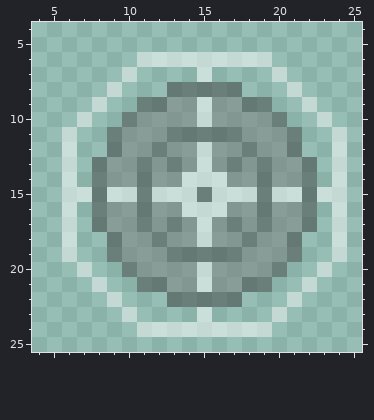
Pixel-art sprite: game/assets/matter_sphere_empty.png. That is the earlier state.
The file is 32x32 pixels. Shown: x 4..25, y 4..25.
Now the later version:
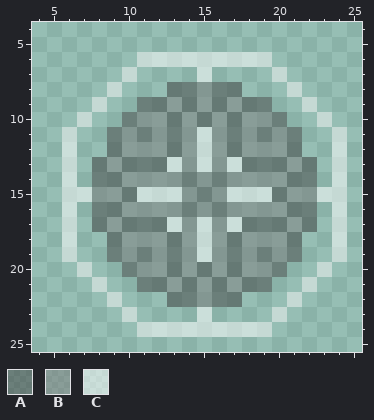
Palette (. is transparent): A #40404080  B #7c7c7c80  C #ffffff80
Difference:
{"y":8,"x":15,"old":"A","new":"B"}
{"y":9,"x":14,"old":"BCB","new":"ABA"}
{"y":10,"x":13,"old":"B","new":"A"}
{"y":10,"x":15,"old":"C","new":"A"}
{"y":10,"x":17,"old":"B","new":"A"}
{"y":11,"x":11,"old":"B","new":"A"}
{"y":11,"x":14,"old":"AAA","new":"BCB"}
{"y":11,"x":19,"old":"B","new":"A"}
{"y":12,"x":12,"old":"AB","new":"BA"}
{"y":12,"x":17,"old":"BA","new":"AB"}
{"y":13,"x":10,"old":"B","new":"A"}
{"y":13,"x":12,"old":"BA","new":"AC"}
{"y":13,"x":17,"old":"AB","new":"CA"}
{"y":13,"x":20,"old":"B","new":"A"}
{"y":14,"x":9,"old":"B","new":"A"}
{"y":14,"x":11,"old":"A","new":"B"}
{"y":14,"x":14,"old":"CCC","new":"ABA"}
{"y":14,"x":19,"old":"A","new":"B"}
{"y":14,"x":21,"old":"B","new":"A"}
{"y":15,"x":8,"old":"ACCA","new":"BBAC"}
{"y":15,"x":14,"old":"C","new":"B"}
{"y":15,"x":16,"old":"C","new":"B"}
{"y":15,"x":19,"old":"ACCA","new":"CABB"}
{"y":16,"x":9,"old":"B","new":"A"}
{"y":16,"x":11,"old":"A","new":"B"}
{"y":16,"x":14,"old":"CCC","new":"ABA"}
{"y":16,"x":19,"old":"A","new":"B"}
{"y":16,"x":21,"old":"B","new":"A"}
{"y":17,"x":10,"old":"B","new":"A"}
{"y":17,"x":12,"old":"BA","new":"AC"}
{"y":17,"x":17,"old":"AB","new":"CA"}
{"y":17,"x":20,"old":"B","new":"A"}
{"y":18,"x":12,"old":"AB","new":"BA"}
{"y":18,"x":17,"old":"BA","new":"AB"}
{"y":19,"x":11,"old":"B","new":"A"}
{"y":19,"x":14,"old":"AAA","new":"BCB"}
{"y":19,"x":19,"old":"B","new":"A"}
{"y":20,"x":13,"old":"B","new":"A"}
{"y":20,"x":15,"old":"C","new":"A"}
{"y":20,"x":17,"old":"B","new":"A"}
{"y":21,"x":14,"old":"BCB","new":"ABA"}
{"y":22,"x":15,"old":"A","new":"B"}
{"label":"changed","picture_box":[92,82,317,307]}
